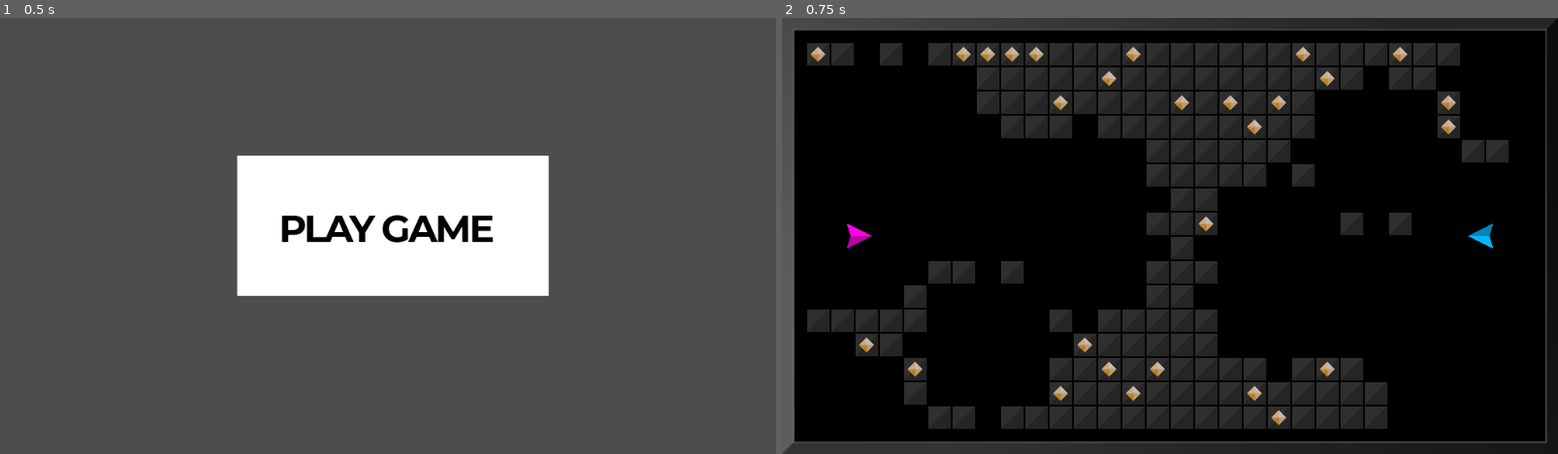
Above: before the commit, frames 1-2 (left to right).
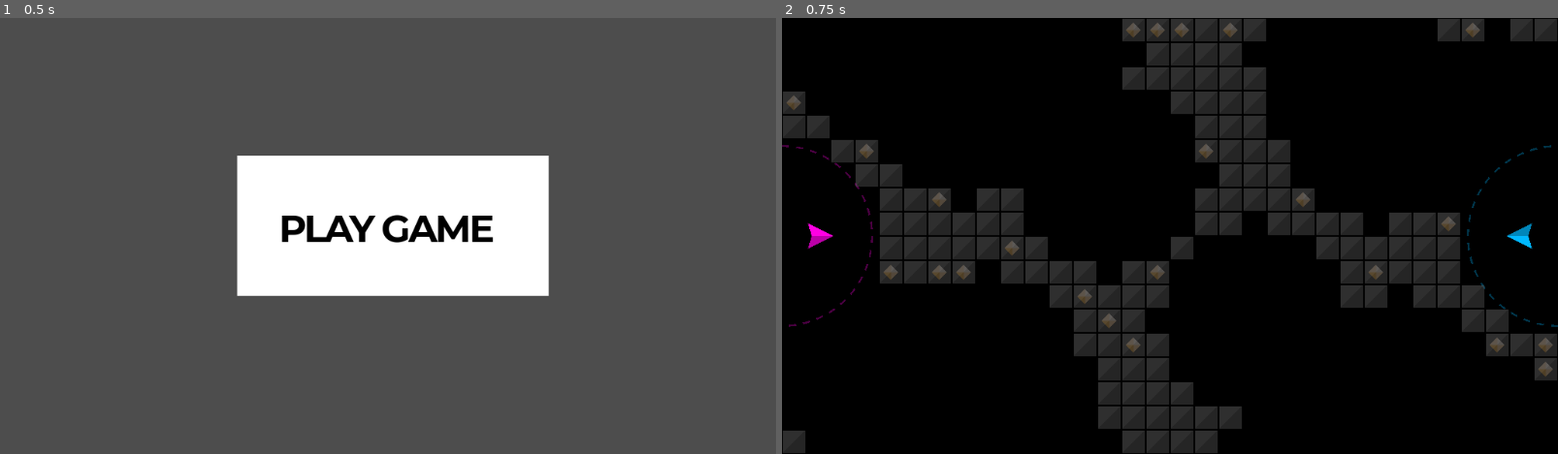
Above: after the commit, the same moments.

Repository: outrightmental/Blockbusters
Game: Godot game, scene res://scenes/main.tscn
Same seed, same stepped clock (60 frames per second), same inputs: the game is played once before the commit and once after it.
Inputs (mouse positions are in pixels of both pictures, inside the frame that each line leads up to):
- Up to frame 1 (0.5 s): no input
- Up to frame 2 (0.75 s): click (1177, 222) at 0.5 s

Frame 1 is identical in both runs. In frame 2, 35% of the frame differs, in the area x 0-100%, y 0-100%.

Commit message:
Ship Collects Gems (#20)
- Gem moves within a player's home and it's collected (removed from play)
- Each player has a home that is a dotted line circle at their starting position -- make it a half circle at the end of the board, like a basketball 3-point line
- Board has no visible border -- use the outside of the screen as the border
- Gems have a faint alpha (modulation) while trapped inside blocks
- Ships, Gems, and Blocks all have higher z-index than the home

Diff:
--- a/global.gd
+++ b/global.gd
@@ -19,3 +19,8 @@
 # Get a color at a specific saturation ratio relative to the original color
 func color_at_saturation_ratio(color: Color, saturation_ratio: float) -> Color:
 	return Color.from_hsv(color.h, color.s * saturation_ratio, color.v, color.a)
+
+
+# Get a color at a specific alpha ratio relative to the original color
+func color_at_alpha_ratio(color: Color, alpha_ratio: float) -> Color:
+	return Color(color.r, color.g, color.b, color.a * alpha_ratio)
--- a/models/block/block.gd
+++ b/models/block/block.gd
@@ -1,11 +1,12 @@
 class_name Block
 extends Collidable
 
+# Constants
+const BREAK_APART_VELOCITY: int = 50
+const INNER_GEM_ALPHA: float    = 0.3
+# Variables
+var gem: Node = null
 
-const BREAK_APART_VELOCITY: int = 50
-
-
-var gem: Node = null
 
 # Called when the node enters the scene tree for the first time.
 func _ready() -> void:
@@ -16,13 +17,13 @@
 	pass
 
 
-
 # Adds a gem inside this block
 func _add_gem() -> void:
 	gem = preload("res://models/gem/gem.tscn").instantiate()
-	gem.position = Vector2(0,0)
+	gem.position = Vector2(0, 0)
 	gem.add_collision_exception_with(self)
 	gem.freeze = true
+	gem.modulate.a = INNER_GEM_ALPHA
 	self.add_child(gem)
 	pass
 
@@ -30,12 +31,12 @@
 # Break the block apart into two fragments
 func do_break() -> void:
 	# Fragment 1
-	var frag1:Node = preload("res://models/block/block_fragment_1.tscn").instantiate()
+	var frag1: Node = preload("res://models/block/block_fragment_1.tscn").instantiate()
 	frag1.add_collision_exception_with(self)
 	frag1.position = position
 	frag1.linear_velocity = linear_velocity + Vector2(-BREAK_APART_VELOCITY, -BREAK_APART_VELOCITY)
 	# Fragment 2
-	var frag2:Node = preload("res://models/block/block_fragment_2.tscn").instantiate()
+	var frag2: Node = preload("res://models/block/block_fragment_2.tscn").instantiate()
 	frag2.add_collision_exception_with(self)
 	frag2.position = position
 	frag2.linear_velocity = linear_velocity + Vector2(BREAK_APART_VELOCITY, BREAK_APART_VELOCITY)
--- /dev/null
+++ b/models/ship/home.gd
@@ -0,0 +1,36 @@
+class_name Home
+extends Node2D
+
+# Constants
+const COLOR_ALPHA_RATIO: float = 0.3
+
+
+# Player number to identify the home
+@export var player_num: int = 0
+
+
+# Called when the node enters the scene tree for the first time.
+func _ready() -> void:
+	$HomeArea2D.body_entered.connect(_on_body_entered)
+	_set_colors()
+
+
+# Called when another body enters the collission area
+func _on_body_entered(body: Node2D) -> void:
+	if body is Gem:
+		body.queue_free()
+	pass
+
+
+# Set the colors of the ship based on player_num
+func _set_colors() -> void:
+	if player_num in Global.PLAYER_COLORS:
+		$CircleLight.material.set_shader_parameter("color", Global.color_at_alpha_ratio(Global.PLAYER_COLORS[player_num][0], COLOR_ALPHA_RATIO))
+	else:
+		print("No colors found for player_num: ", player_num)
+	pass
+
+
+# Called every frame. 'delta' is the elapsed time since the previous frame.
+func _process(_delta: float) -> void:
+	pass
--- /dev/null
+++ b/models/ship/home.tscn
@@ -0,0 +1,32 @@
+[gd_scene load_steps=5 format=3 uid="uid://cxjls2n6gleb4"]
+
+[ext_resource type="Script" uid="uid://c74ya11w7d28b" path="res://models/ship/home.gd" id="1_3kla8"]
+[ext_resource type="Shader" uid="uid://c8045jji6nnmx" path="res://shaders/circle_outline.gdshader" id="2_77viv"]
+
+[sub_resource type="ShaderMaterial" id="ShaderMaterial_sj5er"]
+resource_local_to_scene = true
+shader = ExtResource("2_77viv")
+shader_parameter/color = Color(1, 1, 1, 1)
+shader_parameter/diameter = 1.0
+shader_parameter/thickness = 0.01
+shader_parameter/frequency = 40.0
+shader_parameter/phase = 0.0
+
+[sub_resource type="CircleShape2D" id="CircleShape2D_3kla8"]
+radius = 108.0
+
+[node name="Home" type="Node2D"]
+script = ExtResource("1_3kla8")
+
+[node name="CircleLight" type="ColorRect" parent="."]
+material = SubResource("ShaderMaterial_sj5er")
+offset_left = -120.0
+offset_top = -120.0
+offset_right = 120.0
+offset_bottom = 120.0
+color = Color(1, 0, 0, 0.196078)
+
+[node name="HomeArea2D" type="Area2D" parent="."]
+
+[node name="CollisionShape2D" type="CollisionShape2D" parent="HomeArea2D"]
+shape = SubResource("CircleShape2D_3kla8")
--- a/models/ship/projectile_explosive.gd
+++ b/models/ship/projectile_explosive.gd
@@ -20,7 +20,7 @@
 
 
 # Called when another body enters the collission area
-func _on_body_entered(other: Node) -> void:
+func _on_body_entered(_other: Node) -> void:
 	var explosion: Node = preload("res://models/effect/explosion.tscn").instantiate()
 	explosion.position = position
 	explosion.set_owner(owner)
--- a/models/ship/ship.gd
+++ b/models/ship/ship.gd
@@ -6,7 +6,6 @@
 const TARGET_ROTATION_FACTOR: float    = 10
 const DISABLED_MSEC: int               = 3000
 const DISABLED_SATURATION_RATIO: float = 0.38
-var screen_size: Vector2
 
 var input_mapping: Dictionary = {
 									"left": "ui_left",
@@ -49,8 +48,6 @@
 # Called when the node enters the scene tree for the first time.
 func _ready() -> void:
 	set_linear_damp(LINEAR_DAMP)
-	get_tree().root.size_changed.connect(_on_viewport_resize)
-	_on_viewport_resize()
 	# Set up input mapping for player
 	for key in input_mapping.keys():
 		var action_name: String = input_mapping_format[key] % player_num
@@ -73,13 +70,7 @@
 		$TriangleLight.color = Global.color_at_saturation_ratio(Global.PLAYER_COLORS[player_num][0], saturation_ratio)
 		$TriangleDark.color = Global.color_at_saturation_ratio(Global.PLAYER_COLORS[player_num][1], saturation_ratio)
 	else:
-		print("No texture found for player_num: ", player_num)
-
-
-# Called on viewport resize
-func _on_viewport_resize() -> void:
-	screen_size = get_viewport_rect().size
-	pass
+		print("No colors found for player_num: ", player_num)
 
 
 # Called every frame. 'delta' is the elapsed time since the previous frame.
--- a/models/ship/ship.tscn
+++ b/models/ship/ship.tscn
@@ -3,6 +3,7 @@
 [ext_resource type="Script" uid="uid://cfnro34pgi2as" path="res://models/ship/ship.gd" id="1_yja86"]
 
 [node name="Ship" type="RigidBody2D"]
+position = Vector2(3, 0)
 gravity_scale = 0.0
 script = ExtResource("1_yja86")
 
@@ -17,5 +18,4 @@
 polygon = PackedVector2Array(0, -2, 29, -2, -5, 15)
 
 [node name="CollisionPolygon2D" type="CollisionPolygon2D" parent="."]
-visible = false
 polygon = PackedVector2Array(-17, -17, 17, 0, -17, 17, -12, 0)
--- a/scenes/play_game.gd
+++ b/scenes/play_game.gd
@@ -9,10 +9,9 @@
 # The blocks are 32x32 pixels, so the grid is 1024x576 pixels
 const BLOCK_SIZE: int                  = 32
 const BLOCK_CENTER: int                = BLOCK_SIZE/2
-const GRID_COLS: int                   = 30
-const GRID_ROWS: int                   = 16
-const GRID_MARGIN: int                 = 32
-const BLOCK_SHIP_CLEARANCE_RADIUS: int = 100
+const GRID_COLS: int                   = 32
+const GRID_ROWS: int                   = 18
+const BLOCK_HOME_CLEARANCE_RADIUS: int = 130
 const GAP_COUNT: int                   = 8
 var grid: Dictionary                   = {}
 
@@ -20,13 +19,15 @@
 # Instantiate a models/ship/ship.gd for each player, so set player_num = 1 or 2 respectively, and Player 1 is 10% in from the left, vertical center, and Player 2 is 10% in from the right, vertical center.
 func _ready() -> void:
 	var viewport_size: Vector2 = get_viewport().get_visible_rect().size
-	var player_1: Node         = _spawn_player(1, Vector2(viewport_size.x * 0.1, viewport_size.y * 0.5), 0)
-	var player_2: Node         = _spawn_player(2, Vector2(viewport_size.x * 0.9, viewport_size.y * 0.5), PI)
+	_spawn_player_ship(1, Vector2(viewport_size.x * 0.05, viewport_size.y * 0.5), 0)
+	_spawn_player_ship(2, Vector2(viewport_size.x * 0.95, viewport_size.y * 0.5), PI)
+	var player_home_1: Home = _spawn_player_home(1, Vector2(0, viewport_size.y * 0.5), 0)
+	var player_home_2: Home = _spawn_player_home(2, Vector2(viewport_size.x, viewport_size.y * 0.5), PI)
 
 	# Randomly pick locations for 3 gaps
-	var gap_positions: Array[Vector2] = [player_1.position, player_2.position]
+	var gap_positions: Array[Vector2] = [player_home_1.position, player_home_2.position]
 	for i in range(GAP_COUNT):
-		var gap_x: int = randi() % (GRID_COLS / 2)
+		var gap_x: int = randi() % (GRID_COLS / 2 - 2)
 		var gap_y: int = randi() % GRID_ROWS
 		gap_positions.append(_grid_position(gap_x, gap_y))
 		gap_positions.append(_grid_position(GRID_COLS - gap_x, GRID_ROWS - gap_y))
@@ -36,7 +37,7 @@
 		for y in range(GRID_ROWS):
 			if (!grid.has(x)):
 				grid[x] = {}
-			if (_is_clear_of_all(BLOCK_SHIP_CLEARANCE_RADIUS, _grid_position(x, y), gap_positions)):
+			if (_is_clear_of_all(BLOCK_HOME_CLEARANCE_RADIUS, _grid_position(x, y), gap_positions)):
 				grid[x][y] = GridType.BLOCK
 			else:
 				grid[x][y] = GridType.EMPTY
@@ -61,10 +62,11 @@
 
 func _grid_position(x: int, y: int) -> Vector2:
 	# Convert grid coordinates to world coordinates
-	return Vector2(GRID_MARGIN + BLOCK_CENTER + x * BLOCK_SIZE, GRID_MARGIN + BLOCK_CENTER + y * BLOCK_SIZE)
+	return Vector2( BLOCK_CENTER + x * BLOCK_SIZE, BLOCK_CENTER + y * BLOCK_SIZE)
 
 
-func _spawn_player(num: int, start_position: Vector2, start_rotation: float) -> Node:
+# Spawn a player ship at the given position and rotation
+func _spawn_player_ship(num: int, start_position: Vector2, start_rotation: float) -> Ship:
 	var ship_scene: Ship = preload('res://models/ship/ship.tscn').instantiate()
 	ship_scene.position = start_position
 	ship_scene.player_num = num
@@ -73,6 +75,17 @@
 	return ship_scene
 
 
+# Spawn a player home at the given position and rotation
+func _spawn_player_home(num: int, start_position: Vector2, start_rotation: float) -> Home:
+	var home_scene: Home = preload('res://models/ship/home.tscn').instantiate()
+	home_scene.position = start_position
+	home_scene.player_num = num
+	home_scene.rotation = start_rotation
+	home_scene.z_index = -1
+	self.add_child(home_scene)
+	return home_scene
+
+
 func _spawn_block(start_position: Vector2) -> Node:
 	var block_scene: Block = preload('res://models/block/block.tscn').instantiate()
 	block_scene.position = start_position
--- a/scenes/play_game.tscn
+++ b/scenes/play_game.tscn
@@ -1,13 +1,12 @@
-[gd_scene load_steps=5 format=3 uid="uid://bgvuuvhomj1ox"]
+[gd_scene load_steps=4 format=3 uid="uid://bgvuuvhomj1ox"]
 
 [ext_resource type="Script" uid="uid://b3ywa5gtd7j2q" path="res://scenes/play_game.gd" id="1_s826b"]
-[ext_resource type="Texture2D" uid="uid://b58y4wj2udywn" path="res://assets/board/background.png" id="2_7jnrg"]
 
 [sub_resource type="RectangleShape2D" id="RectangleShape2D_4dcan"]
 size = Vector2(1024, 16)
 
 [sub_resource type="RectangleShape2D" id="RectangleShape2D_xet8o"]
-size = Vector2(16, 544)
+size = Vector2(16, 576)
 
 [node name="PlayGame" type="Node2D"]
 script = ExtResource("1_s826b")
@@ -17,22 +16,23 @@
 freeze = true
 
 [node name="Top" type="CollisionShape2D" parent="Fence"]
-position = Vector2(512, 8)
+position = Vector2(512, -8)
 shape = SubResource("RectangleShape2D_4dcan")
 
 [node name="Bottom" type="CollisionShape2D" parent="Fence"]
-position = Vector2(512, 568)
+position = Vector2(512, 584)
 shape = SubResource("RectangleShape2D_4dcan")
 
 [node name="Left" type="CollisionShape2D" parent="Fence"]
-position = Vector2(8, 288)
+position = Vector2(-8, 288)
 shape = SubResource("RectangleShape2D_xet8o")
 
 [node name="Right" type="CollisionShape2D" parent="Fence"]
-position = Vector2(1016, 288)
+position = Vector2(1032, 288)
 shape = SubResource("RectangleShape2D_xet8o")
 
-[node name="TextureRect" type="TextureRect" parent="."]
-offset_right = 40.0
-offset_bottom = 40.0
-texture = ExtResource("2_7jnrg")
+[node name="ColorRect" type="ColorRect" parent="."]
+z_index = -10
+offset_right = 1024.0
+offset_bottom = 576.0
+color = Color(0, 0, 0, 1)
--- /dev/null
+++ b/shaders/circle_outline.gdshader
@@ -0,0 +1,37 @@
+shader_type canvas_item;
+uniform vec4 color : source_color = vec4(1.0);
+uniform float diameter = 1.0; // Circle Diameter
+uniform float thickness = 0.05; // Outline thickness
+uniform float frequency = 10.0; // Controls the number of dots
+uniform float phase = 0.0; // Controls the rotation of the circle
+
+void fragment() {
+  vec2 pos = UV - vec2(0.5);
+  float outer_radius = diameter / 2.0;
+  float inner_radius = outer_radius - thickness;
+  float outer_circle = step(length(pos), outer_radius);
+  float inner_circle = step(length(pos), inner_radius);
+
+
+  float angle = atan(pos.y, pos.x);
+  if (angle < 0.0) {
+    angle += 2.0 * PI;
+  }
+
+  float wave = 0.5 * sin(frequency * angle + phase) + 0.5;
+
+
+  float ring = outer_circle - inner_circle;
+  ring *= step(0.5, wave);
+
+  COLOR = vec4(color.rgb, ring * color.a);
+}
+
+void vertex() {
+	// Called for every vertex the material is visible on.
+}
+
+//void light() {
+//	// Called for every pixel for every light affecting the CanvasItem.
+//	// Uncomment to replace the default light processing function with this one.
+//}
Not shown, added: models/ship/home.gd.uid
Not shown, added: shaders/circle_outline.gdshader.uid
